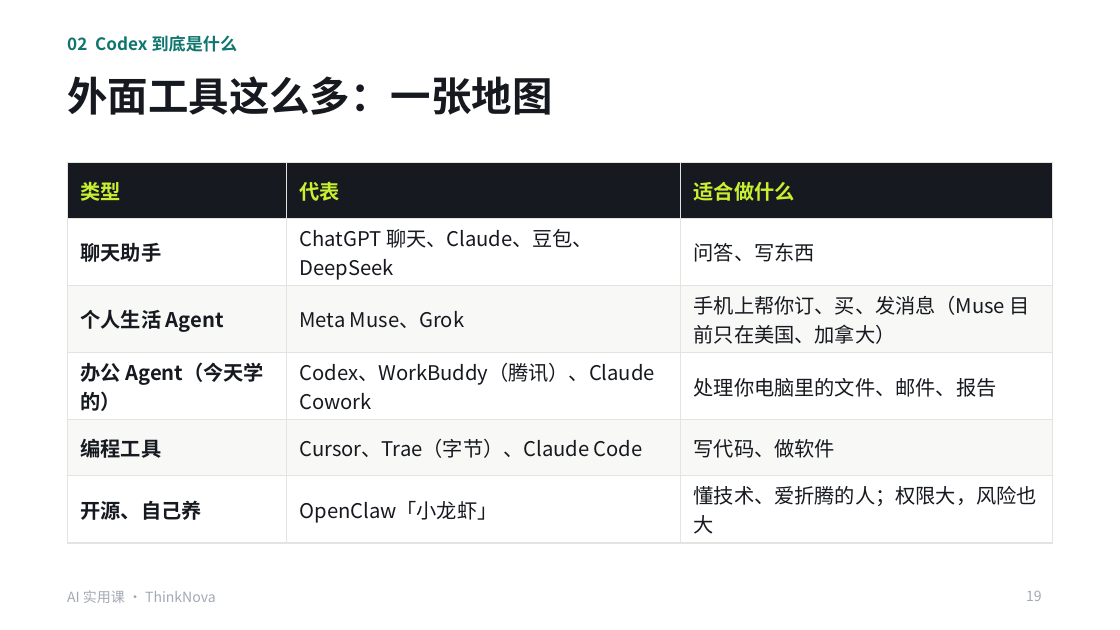
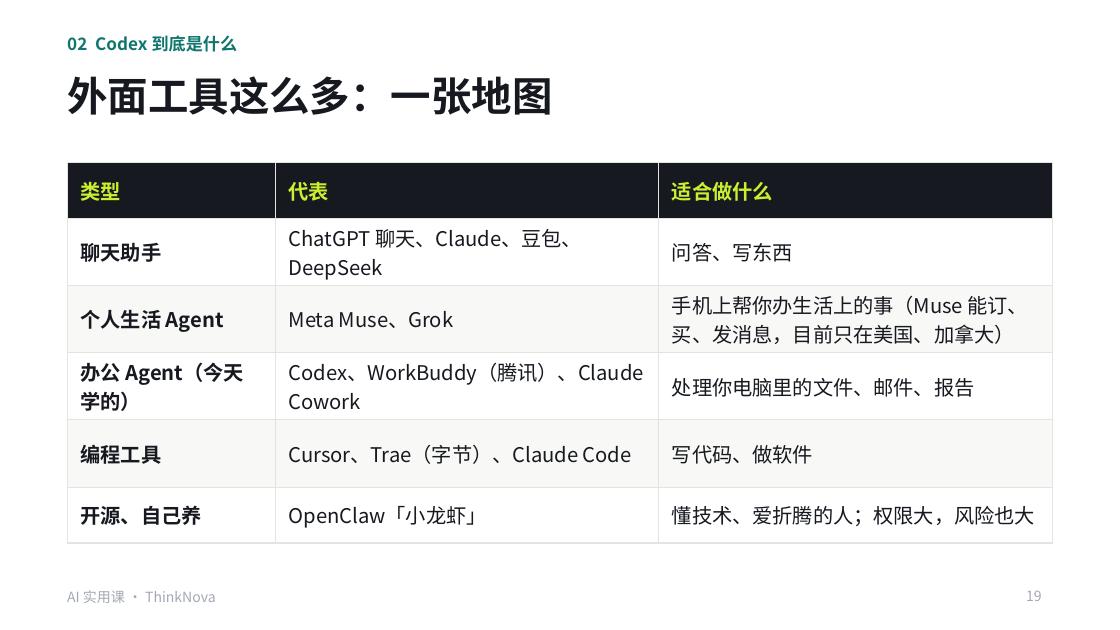
Before and after one commit to freyhuang-11/thinknova-memory, a slide deck: slide 19 of courses/小生意实用课/AI实用课_Codex提效.pptx. Drawn at 1120x630 pixels with LibreOffice and Linux fonts; fonts in the diff are those of the drawing. Boxes give left, top, right and bottom in pixels: in the first picture for what was removed or moved away, otherwise in the second. Text is boxed around its words. In the diff, an @@ line names an element or a change of style, - is before the commit and + after.

```diff
--- a/courses/小生意实用课/AI实用课_Codex提效.pptx
+++ b/courses/小生意实用课/AI实用课_Codex提效.pptx
@@ table at <box>67,162,1053,532</box> @@
-row 3, column 3: 手机上帮你订、买、发消息（Muse 目前只在美国、加拿大）
+row 3, column 3: 手机上帮你办生活上的事（Muse 能订、买、发消息，目前只在美国、加拿大）
```
Also in this commit, not shown: 22 other slides changed, 3 other files.
